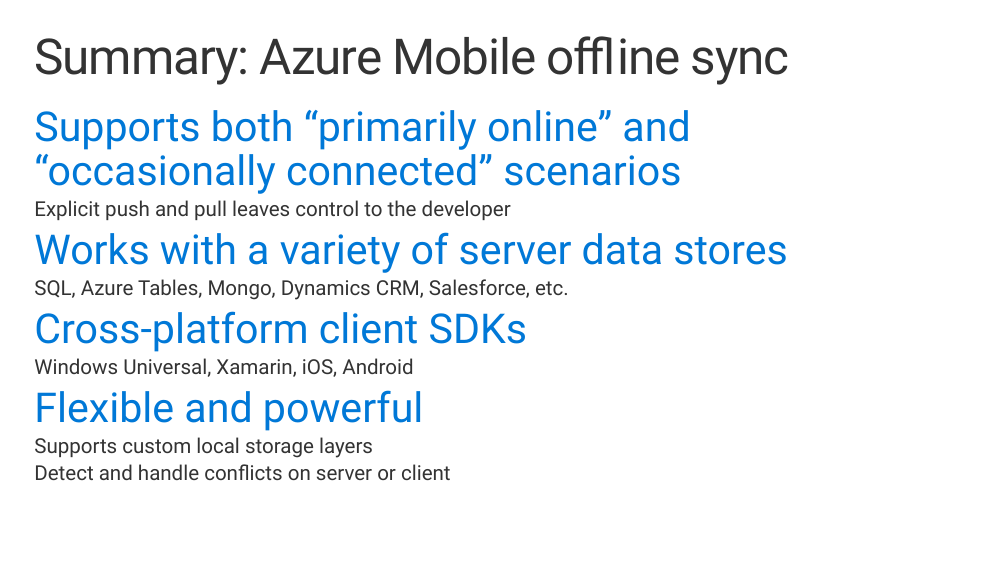
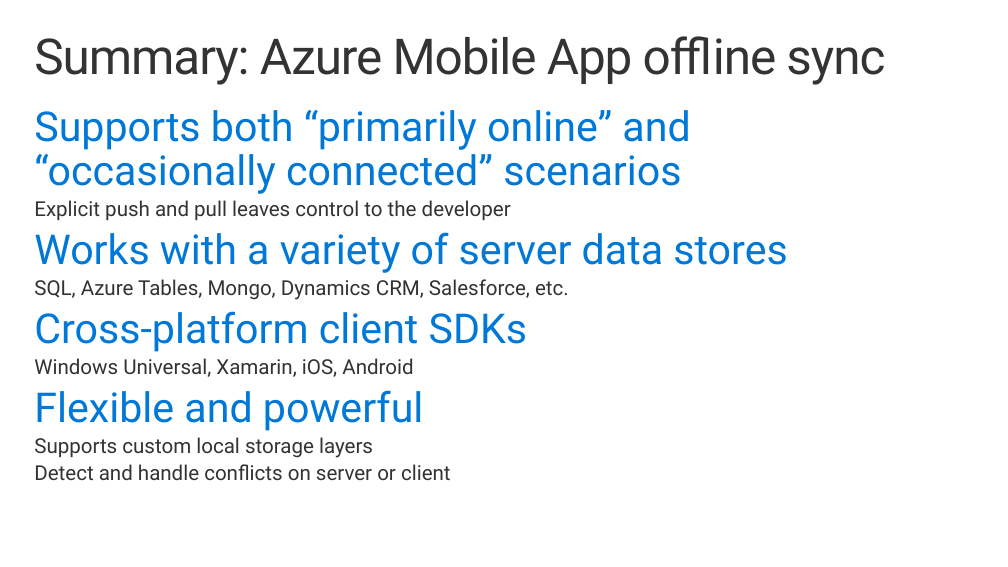
Before and after one commit to korytkoBT/WinDevCamp, a slide deck: slide 36 of Presentation/12. Connecting to the Cloud/12-CloudIntegration.pptx (slide 37 before the commit). Drawn at 1008x567 pixels with LibreOffice and Linux fonts; fonts in the diff are those of the drawing; background and template pictures are left out. Boxes give left, top, right and bottom in pixels: in the first picture for what was removed or moved away, otherwise in the second. Text is boxed around its words. In the diff, an @@ line names an element or a change of style, - is before the commit and + after.

```diff
--- a/Presentation/12. Connecting to the Cloud/12-CloudIntegration.pptx
+++ b/Presentation/12. Connecting to the Cloud/12-CloudIntegration.pptx
@@ title at box(34, 36, 885, 85): text changed @@
-Summary: Azure Mobile offline sync
+Summary: Azure Mobile App offline sync
```
Also in this commit, not shown: 1 other slide changed, 1 slide removed.
